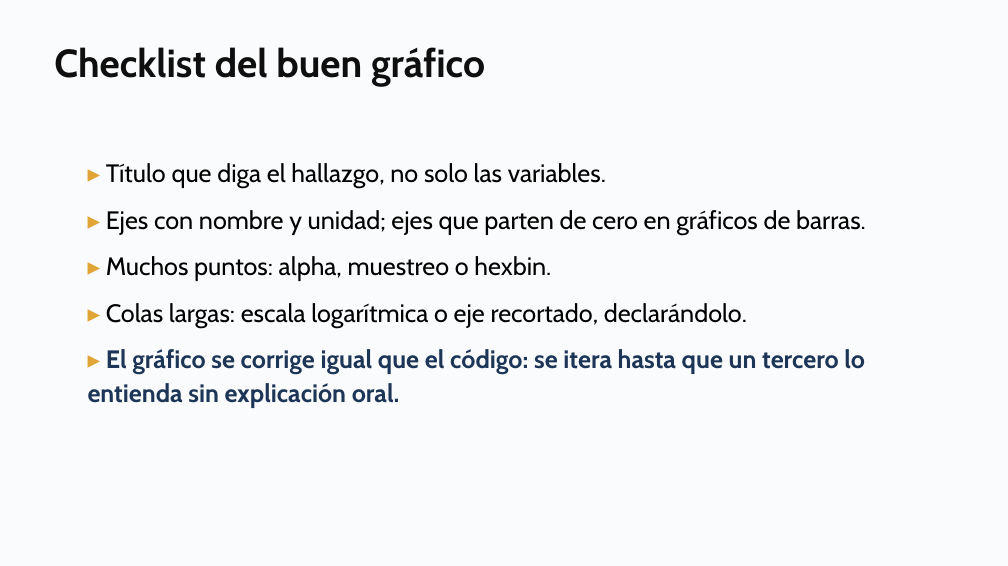
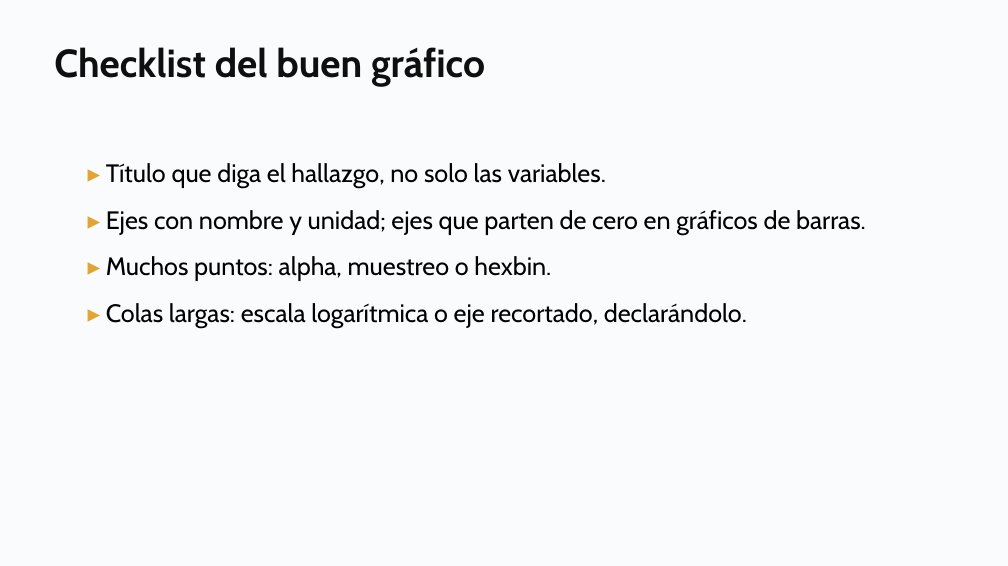
Before and after one commit to daniopitz/diplomado-cdd, a slide deck: slide 17 of presentaciones/clase04_regresion_multiple.pptx. Drawn at 1008x566 pixels with LibreOffice and Linux fonts; fonts in the diff are those of the drawing. Boxes give left, top, right and bottom in pixels: in the first picture for what was removed or moved away, otherwise in the second. Text is boxed around its words. In the diff, an @@ line names an element or a change of style, - is before the commit and + after.

```diff
--- a/presentaciones/clase04_regresion_multiple.pptx
+++ b/presentaciones/clase04_regresion_multiple.pptx
@@ text at (88, 349, 865, 408): paragraph removed @@
-▸ El gráfico se corrige igual que el código: se itera hasta que un tercero lo entienda sin explicación oral.
```
Also in this commit, not shown: 1 other file.
